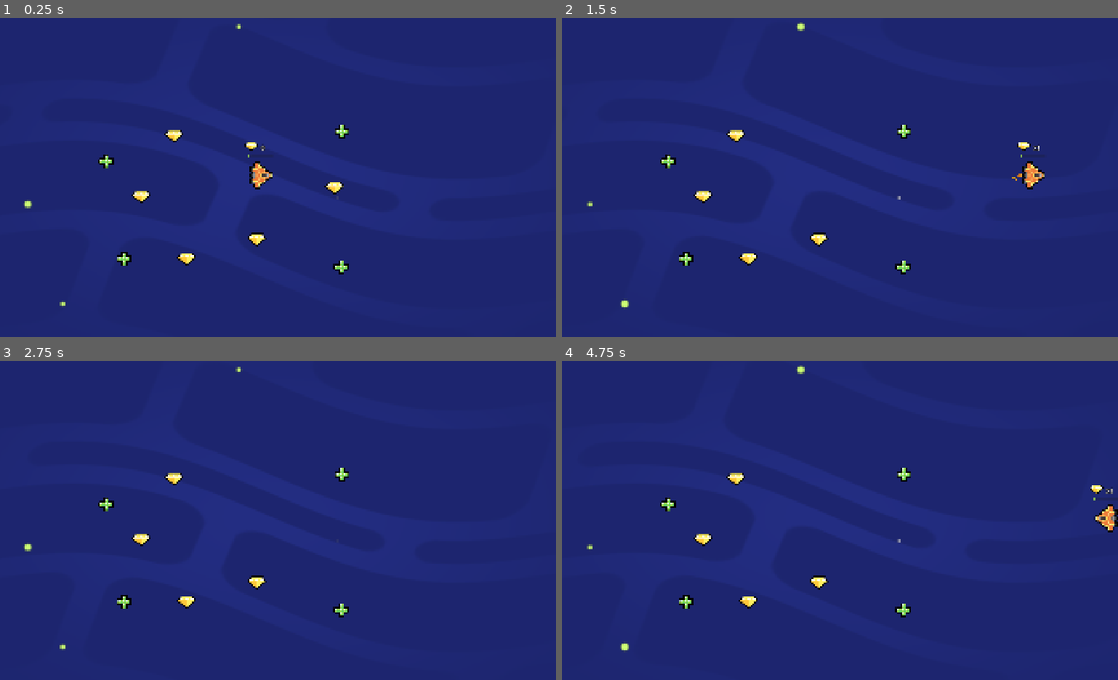
Above: before the commit, frames 1-4 (two rows, left to right).
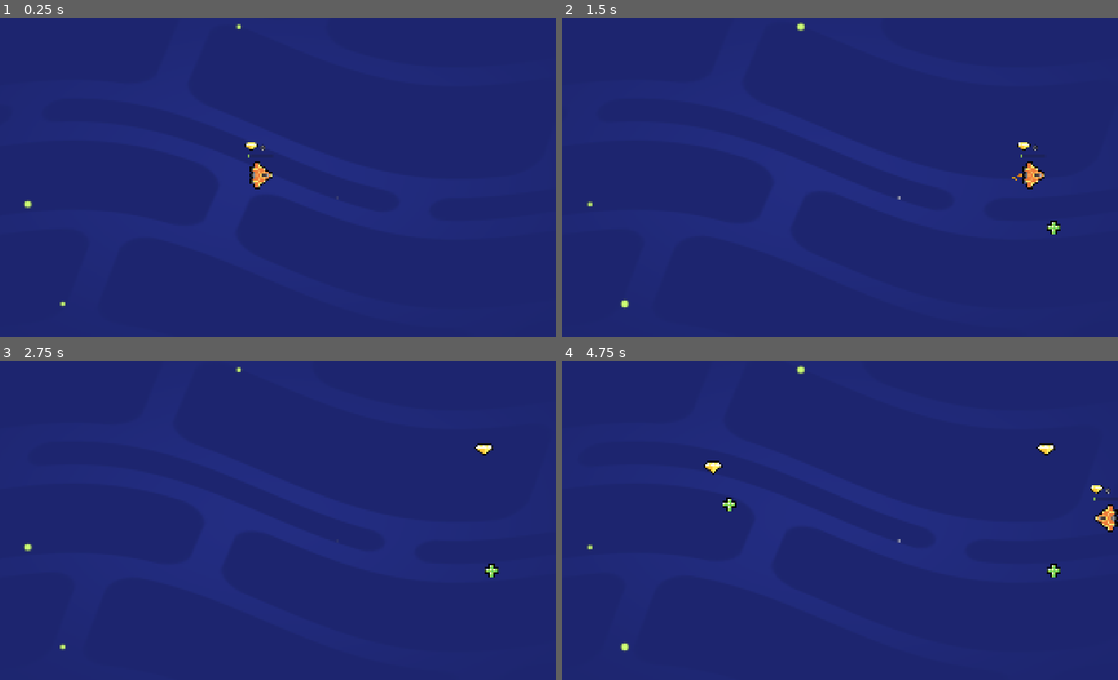
Above: after the commit, the same moments.

Repository: peeryo/M05-SY2526-Loot-it-All
Game: Godot game, scene res://lessons/space_level.tscn
The game is run twice, just before and just after one commit, with the same random seed, the same clock (stepped at 60 frames per second) and the same inputs.
Inputs (mouse positions are in pixels of both pictures, inside the frame that each line leads up to):
- Up to frame 1 (0.25 s): no input
- Up to frame 2 (1.5 s): tap Enter at 0.5 s; move the mouse to (956, 158) at 0.52 s; hold D (move_right) 0.53-1.25 s; tap Z at 0.6 s; click (956, 158) at 0.67 s; tap Space at 0.77 s; drag from (712, 190) to (973, 174) at 1.27 s
- Up to frame 3 (2.75 s): move the mouse to (322, 443) at 2.02 s; hold D (move_right) from 2.03 s (still down); tap Z at 2.1 s
- Up to frame 4 (4.75 s): release D (move_right) at 2.75 s; tap Space at 2.75, 3.77, 4.25 s; drag from (795, 581) to (667, 504) at 2.77 s; tap Enter at 3.5 s; move the mouse to (1001, 565) at 3.52 s; hold A (move_left) 3.53-4.25 s; tap Z at 3.6 s; drag from (650, 466) to (901, 475) at 4.27 s

The runs differ from the first frame. In frame 1, 0.8% of the frame differs, in the area x 17-63%, y 33-81%; in frame 2, 0.8%; in frame 3, 0.9%; in frame 4, 1.1%, in the area x 17-100%, y 25-81%.

Commit message:
M5L7 completed

Diff:
--- /dev/null
+++ b/lessons/random_item_placer.gd
@@ -0,0 +1,18 @@
+extends Node2D
+var item_scenes := [
+	preload("gem.tscn"),
+	preload("health_pack.tscn")
+]
+
+func _ready() -> void:
+	get_node("Timer").timeout.connect(_on_timer_timeout)
+
+func _on_timer_timeout():
+	var random_item_scene : PackedScene = item_scenes.pick_random()
+	var item_instance := random_item_scene.instantiate()
+	add_child(item_instance)
+	var viewport_size := get_viewport_rect().size
+	var random_position := Vector2(0.0,0.0)
+	random_position.x = randf_range(0, viewport_size.x)
+	random_position.y = randf_range(0, viewport_size.y)
+	item_instance.position = random_position
--- /dev/null
+++ b/lessons/random_item_placer.tscn
@@ -0,0 +1,9 @@
+[gd_scene load_steps=2 format=3 uid="uid://0uu76vxlq51l"]
+
+[ext_resource type="Script" uid="uid://cporwbp4w0nvi" path="res://lessons/random_item_placer.gd" id="1_udp8l"]
+
+[node name="RandomItemPlacer" type="Node2D"]
+script = ExtResource("1_udp8l")
+
+[node name="Timer" type="Timer" parent="."]
+autostart = true
--- a/lessons/space_level.tscn
+++ b/lessons/space_level.tscn
@@ -1,9 +1,8 @@
-[gd_scene load_steps=5 format=3 uid="uid://btkjymc78ap8d"]
+[gd_scene load_steps=4 format=3 uid="uid://btkjymc78ap8d"]
 
 [ext_resource type="PackedScene" uid="uid://dmv50krf4bo5r" path="res://lessons/ship.tscn" id="2_2j1u5"]
 [ext_resource type="PackedScene" uid="uid://bxfevggvxo634" path="res://assets/background/space_background.tscn" id="3_e6xy1"]
-[ext_resource type="PackedScene" uid="uid://o1ca06m0k4bk" path="res://lessons/health_pack.tscn" id="3_etm7e"]
-[ext_resource type="PackedScene" uid="uid://4clsvdvuyocx" path="res://lessons/gem.tscn" id="4_4rc43"]
+[ext_resource type="PackedScene" uid="uid://0uu76vxlq51l" path="res://lessons/random_item_placer.tscn" id="3_etm7e"]
 
 [node name="Level" type="Node2D"]
 
@@ -12,29 +11,4 @@
 
 [node name="SpaceBackground" parent="." instance=ExtResource("3_e6xy1")]
 
-[node name="HealthPack" parent="." instance=ExtResource("3_etm7e")]
-position = Vector2(494, 822)
-
-[node name="HealthPack2" parent="." instance=ExtResource("3_etm7e")]
-position = Vector2(435, 500)
-
-[node name="HealthPack3" parent="." instance=ExtResource("3_etm7e")]
-position = Vector2(1211, 849)
-
-[node name="HealthPack4" parent="." instance=ExtResource("3_etm7e")]
-position = Vector2(1213, 401)
-
-[node name="Gem" parent="." instance=ExtResource("4_4rc43")]
-position = Vector2(700, 823)
-
-[node name="Gem2" parent="." instance=ExtResource("4_4rc43")]
-position = Vector2(550, 617)
-
-[node name="Gem3" parent="." instance=ExtResource("4_4rc43")]
-position = Vector2(659, 416)
-
-[node name="Gem4" parent="." instance=ExtResource("4_4rc43")]
-position = Vector2(1189, 588)
-
-[node name="Gem5" parent="." instance=ExtResource("4_4rc43")]
-position = Vector2(932, 759)
+[node name="RandomItemPlacer" parent="." instance=ExtResource("3_etm7e")]
Not shown, added: lessons/random_item_placer.gd.uid
